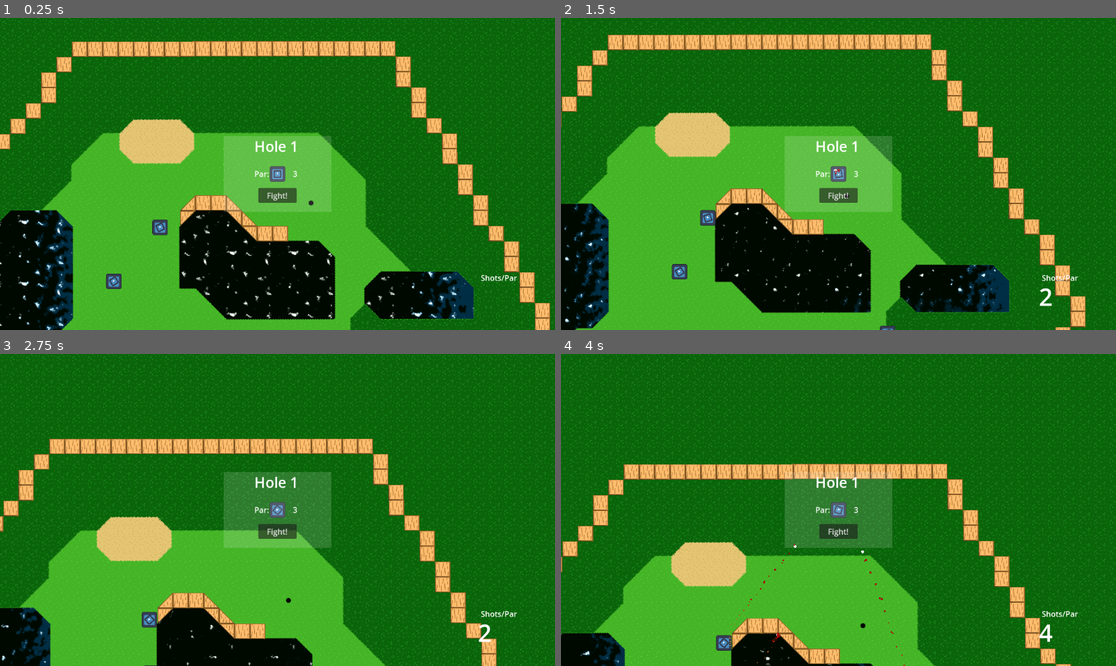
Above: before the commit, frames 1-4 (two rows, left to right).
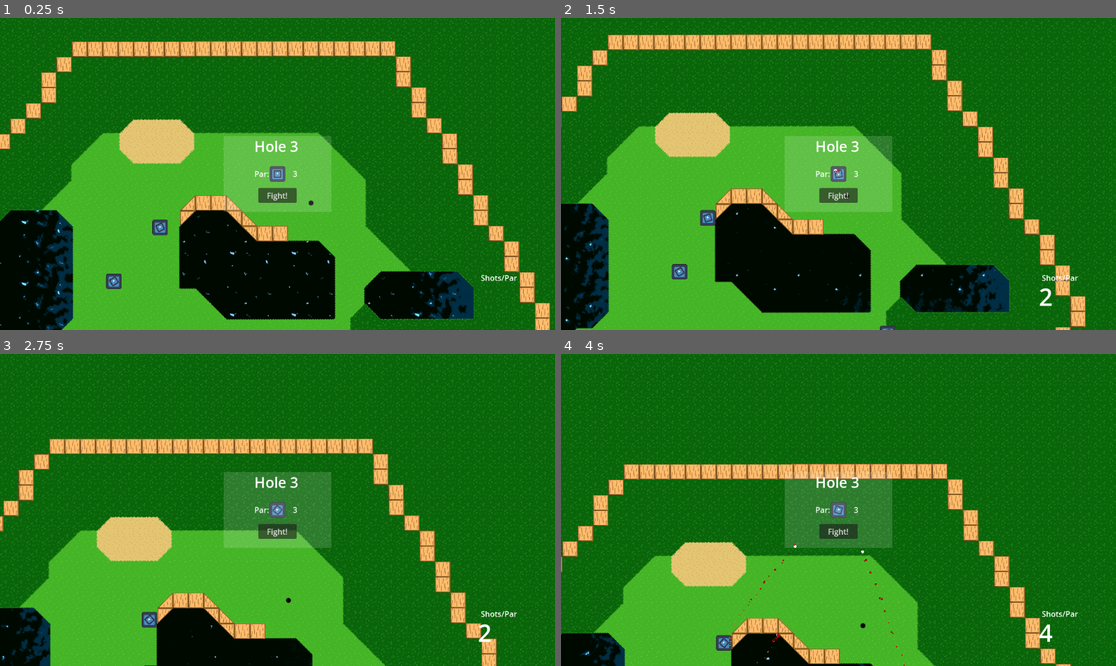
Above: after the commit, the same moments.

Repository: Sabertooth-Software/Bunker-Buster
Game: Godot game, scene res://Scenes/Levels/Hole 3.tscn
The game is run twice, just before and just after one commit, with the same random seed, the same clock (stepped at 60 frames per second) and the same inputs. This scene is started directly instead of the project's main scene. The engine's default icon, where the game draws it, is replaced by a stand-in: a white triangle on a blue panel in a dark square.
Inputs (mouse positions are in pixels of both pictures, inside the frame that each line leads up to):
- Up to frame 1 (0.25 s): no input
- Up to frame 2 (1.5 s): move the mouse to (960, 158) at 0.52 s; press the mouse at (960, 158) at 0.53 s; hold Right (right) 0.53-1.28 s; move the mouse to (727, 189) at 1.27 s; release the mouse at (727, 189) at 1.28 s; hold S (down) from 1.28 s (still down); tap Space (shoot) at 1.35 s
- Up to frame 3 (2.75 s): move the mouse to (333, 441) at 2.02 s; release S (down) at 2.03 s; press the mouse at (333, 441) at 2.03 s; hold Right (right) from 2.03 s (still down)
- Up to frame 4 (4 s): move the mouse to (810, 572) at 2.77 s; release Right (right) at 2.78 s; release the mouse at (810, 572) at 2.78 s; hold Up (up) 2.78-3.53 s; tap Space (shoot) at 2.85 s; move the mouse to (1005, 556) at 3.52 s; press the mouse at (1005, 556) at 3.53 s; hold A (left) from 3.53 s (still down)

The runs differ from the first frame. In frame 1, 0.9% of the frame differs, in the area x 0-86%, y 39-100%; in frame 2, 0.3%; in frame 3, 0.1%; in frame 4, less than 0.1%.

Commit message:
Edit water shader

Diff:
--- a/Scenes/Components/LevelData.gd
+++ b/Scenes/Components/LevelData.gd
@@ -7,5 +7,5 @@
 @export var next_level: String
 
 func _init(_level_number: int, _par: int):
+	level_number = _level_number
 	par = _par
-	level_number = _level_number
--- a/Scenes/Components/StartUIBox.gd
+++ b/Scenes/Components/StartUIBox.gd
@@ -6,6 +6,7 @@
 func _ready():
 	var level_data: LevelData = SceneManager.get_level_data()
 	par.set_text(str(level_data.par))
+	level_name.set_text("Hole " + str(level_data.level_number))
 
 func _on_start_level_pressed():
 	get_node("Scorecard").hide()
--- a/Scripts/Components/SceneManager.gd
+++ b/Scripts/Components/SceneManager.gd
@@ -14,10 +14,10 @@
 
 func _ready():
 	level_data = {
-		"res://Scenes/Levels/Hole 1.tscn": LevelData.new(0, 1),
-		"res://Scenes/Levels/Hole 2.tscn": LevelData.new(1, 2),
-		"res://Scenes/Levels/Hole 3.tscn": LevelData.new(2, 3),
-		"res://Scenes/Levels/Hole 4.tscn": LevelData.new(3, 4)
+		"res://Scenes/Levels/Hole 1.tscn": LevelData.new(1, 1),
+		"res://Scenes/Levels/Hole 2.tscn": LevelData.new(2, 2),
+		"res://Scenes/Levels/Hole 3.tscn": LevelData.new(3, 3),
+		"res://Scenes/Levels/Hole 4.tscn": LevelData.new(4, 4)
 	}
 
 func next_level(current_level: int):
@@ -25,7 +25,7 @@
 
 
 func select_level(level_number: int):
-	get_tree().change_scene_to_file("res://Scenes/Levels/Hole " + str(level_number) + ".tscn")
+	get_tree().change_scene_to_file("res://Scenes/Levels/Hole " + str(level_number - 1) + ".tscn")
 
 
 func get_level_data() -> LevelData:
--- a/Shaders/Elemental/water.tres
+++ b/Shaders/Elemental/water.tres
@@ -21,8 +21,8 @@
 shader_parameter/scroll2 = Vector2(-0.034, -0.038)
 shader_parameter/distortion_strength = 0.2
 shader_parameter/tone_color = Color(0, 0.603922, 0.901961, 1)
-shader_parameter/top_color = Color(1, 1, 1, 1)
-shader_parameter/light_start = 0.485
+shader_parameter/top_color = Color(0.494118, 0.772549, 1, 1)
+shader_parameter/light_start = 0.607
 shader_parameter/light_end = 0.714
 shader_parameter/noise1 = SubResource("NoiseTexture2D_c1igq")
 shader_parameter/noise2 = SubResource("NoiseTexture2D_sutnj")
Not shown, changed: addons/object_editor/InspetorPlugin.gd
